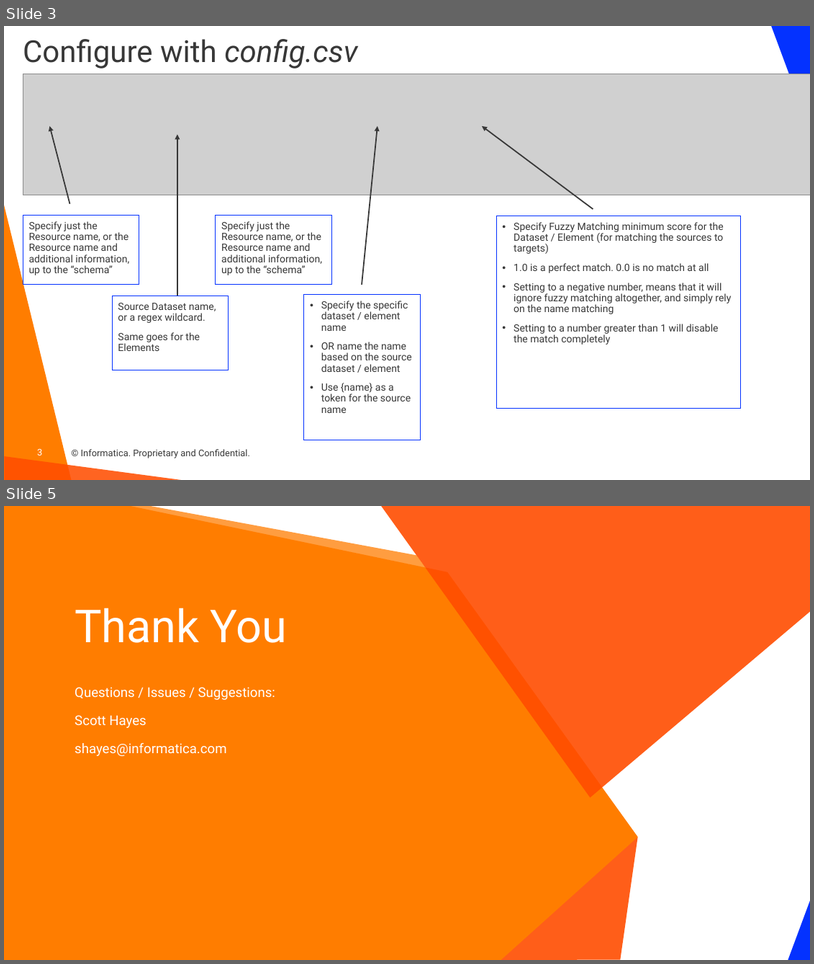
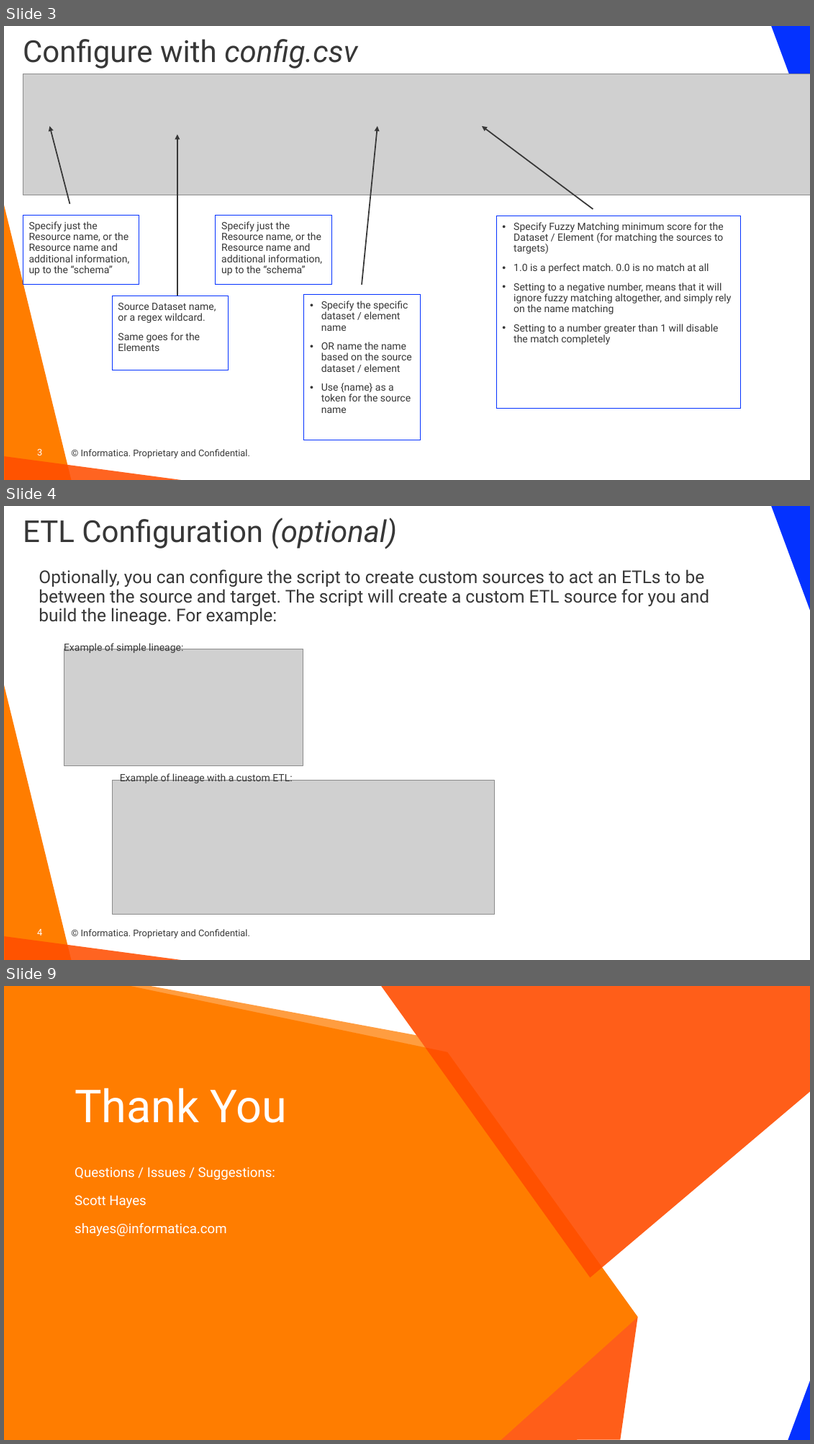
Before and after one commit to haystraw/Informatica_Custom_Lineage_Creator, a slide deck: Custom Lineage Creator.pptx. Shown one above the other, each under a label of ours: slides 3 and 5 before the commit, slides 3, 4 and 9 after it; the slides between them are not shown. The pictures are 814x964 and 814x1444 pixels, drawn with LibreOffice and Linux fonts; fonts in the diff are those of the drawing; grey boxes stand for pictures; background and template pictures are left out. Boxes give left, top, right and bottom in pixels: in the first picture for what was removed or moved away, otherwise in the second. Text is boxed around its words. In the diff, an @@ line names an element or a change of style, - is before the commit and + after.

Commit message:
Updating script to include ETL logic

```diff
--- a/Custom Lineage Creator.pptx
+++ b/Custom Lineage Creator.pptx
@@ slide 4 added at (4, 506, 810, 960), background #FFFFFF; not listed: 5 template elements that a slide beside it also shows @@
@@ title added at (23, 518, 397, 549), 36 pt, text #373737 @@
+ETL Configuration (optional)
@@ text added at (39, 569, 710, 625), 21 pt, text #373737 @@
+Optionally, you can configure the script to create custom sources to act an ETLs to be between the source and target. The script will create a custom ETL source for you and build the lineage. For example:
@@ picture added at (64, 649, 304, 765) @@
@@ text added at (64, 641, 183, 653), 12 pt, text #373737 @@
+Example of simple lineage:
@@ picture added at (112, 780, 494, 914) @@
@@ text added at (120, 772, 292, 783), 12 pt, text #373737 @@
+Example of lineage with a custom ETL:
@@ what was slide 5 is now slide 9 @@
```
Also in this commit, not shown: 1 slide changed, 3 other slides added, 3 other files.
